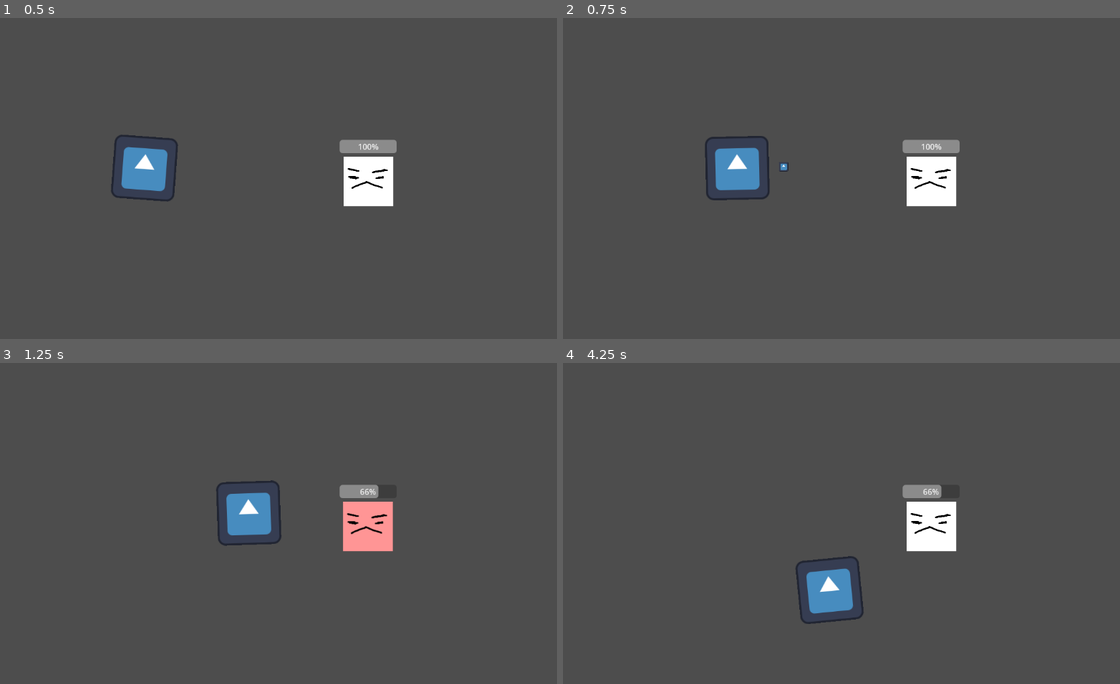
Above: before the commit, frames 1-4 (two rows, left to right).
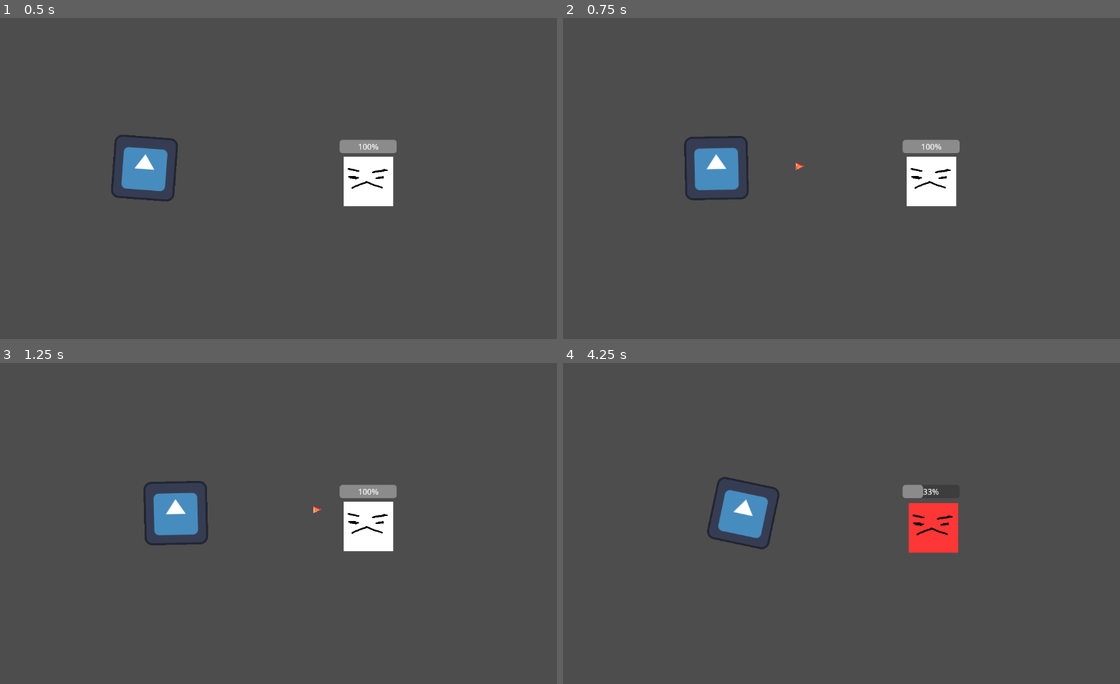
Above: after the commit, the same moments.

Repository: orznull/acerola-jam-2024
Game: Godot game, scene res://scenes/test_scene.tscn
The game is run twice, just before and just after one commit, with the same random seed, the same clock (stepped at 60 frames per second) and the same inputs. The engine's default icon, where the game draws it, is replaced by a stand-in: a white triangle on a blue panel in a dark square.
Inputs (mouse positions are in pixels of both pictures, inside the frame that each line leads up to):
- Up to frame 1 (0.5 s): no input
- Up to frame 2 (0.75 s): tap Enter at 0.5 s; move the mouse to (975, 162) at 0.52 s; hold D (move_right) from 0.53 s (still down); hold Shift (walk, bound only after the commit) from 0.53 s (still down); click (975, 162) at 0.6 s
- Up to frame 3 (1.25 s): keep holding D (move_right); keep holding Shift (walk, bound only after the commit)
- Up to frame 4 (4.25 s): move the mouse to (735, 539) at 1.27 s; release D (move_right) at 1.28 s; release Shift (walk, bound only after the commit) at 1.28 s; hold S (move_down) 1.28-2.03 s; tap Shift (walk, bound only after the commit) at 1.35, 2.85 s; click (735, 539) at 1.55 s; move the mouse to (908, 452) at 2.02 s; hold D (move_right) 2.03-2.78 s; hold Shift (walk, bound only after the commit) 2.03-2.78 s; click (908, 452) at 2.1 s; move the mouse to (819, 587) at 2.77 s; hold W (move_up) 2.78-3.53 s; click (819, 587) at 3.05 s; move the mouse to (1019, 571) at 3.52 s; hold Left (move_left) from 3.53 s (still down); hold Shift (walk, bound only after the commit) from 3.53 s (still down); click (1019, 571) at 3.6 s

Frame 1 is identical in both runs. In frame 2, 1.5% of the frame differs, in the area x 21-44%, y 36-57%; in frame 3, 4.2%; in frame 4, 4.3%, in the area x 25-71%, y 35-82%.

Commit message:
implements time dilation

Diff:
--- a/enemy/dummy_enemy/dummy_enemy.gd
+++ b/enemy/dummy_enemy/dummy_enemy.gd
@@ -2,11 +2,13 @@
 
 const MAX_HEALTH = 30
 
+const HURT_TIME = 0.2
+const DEATH_FADE_TIME = 0.4
+const SHAKE_MAGNITUDE = 6
+const SHAKE_INTERVAL = 0.05
 
-const HURT_TIME = 0.4
-const DEATH_FADE_TIME = 0.5
-const SHAKE_MAGNITUDE = 5
-
+var shake_timer = 0
+var shake_target = Vector2(0, 0)
 var hurt_timer = 0
 
 var dead = false
@@ -15,10 +17,10 @@
 	$HealthBar.max_value = MAX_HEALTH
 	health = MAX_HEALTH
 
-func _process(delta):
-
+func onProcess(delta):
 	$HealthBar.value = health
 
+func onDilatedProcess(delta):
 	if (dead):
 		process_dying(delta)
 		return
@@ -26,8 +28,7 @@
 	if hurt_timer > 0:
 		$Sprite2D.modulate.b = (HURT_TIME - hurt_timer) / HURT_TIME
 		$Sprite2D.modulate.g = (HURT_TIME - hurt_timer) / HURT_TIME
-		$Sprite2D.offset.x = randf_range( - 1, 1) * (hurt_timer / HURT_TIME) * SHAKE_MAGNITUDE
-		$Sprite2D.offset.y = randf_range( - 1, 1) * (hurt_timer / HURT_TIME) * SHAKE_MAGNITUDE
+		shake(delta)
 		hurt_timer -= delta
 	else:
 		$Sprite2D.modulate.b = 1
@@ -37,10 +38,17 @@
 	self.modulate.a -= delta
 	self.modulate.b = 0
 	self.modulate.g = 0
-	$Sprite2D.offset.x = randf_range( - 1, 1) * SHAKE_MAGNITUDE
-	$Sprite2D.offset.y = randf_range( - 1, 1) * SHAKE_MAGNITUDE
+	shake(delta)
 	if self.modulate.a <= 0:
 		queue_free()
+
+func shake(delta):
+	$Sprite2D.offset = $Sprite2D.offset.lerp(shake_target, 0.6)
+	if (shake_timer <= 0):
+		shake_target = Vector2(randf_range( - 1, 1), randf_range( - 1, 1)) * (hurt_timer / HURT_TIME) * SHAKE_MAGNITUDE
+		shake_timer = SHAKE_INTERVAL
+	else:
+		shake_timer -= delta
 
 func die():
 	$CollisionShape2D.disabled = true
--- a/enemy/enemy.gd
+++ b/enemy/enemy.gd
@@ -1,4 +1,4 @@
-extends Node
+extends CharacterBody2D
 class_name Enemy
 
 var health = 100.0
@@ -8,7 +8,15 @@
 	pass # Replace with function body.
 
 # Called every frame. 'delta' is the elapsed time since the previous frame.
-func _process(_delta):
+func _process(delta):
+	onProcess(delta)
+	onDilatedProcess(delta * TimeDilation.time_scale)
+	pass
+
+func onDilatedProcess(_delta: float):
+	pass
+
+func onProcess(_delta: float):
 	pass
 
 func damage(dmg: int):
--- /dev/null
+++ b/player/GlobalPlayer.gd
@@ -0,0 +1,5 @@
+extends Node
+
+# Player singleton that is autoloaded
+
+@export var player: Player = null
--- a/player/player.gd
+++ b/player/player.gd
@@ -2,31 +2,57 @@
 
 class_name Player
 
-const SPEED = 300.0
+const RUN_SPEED = 300.0
 const DECELERATION = 300.0
+const WALKING_MULTIPLIER = 0.3
+
+var prev_rotation = rotation
+var angular_velocity = 0
+
+func _ready():
+	GlobalPlayer.player = self
 
 func _physics_process(delta: float):
+
 	process_velocity(delta)
 	process_aim(delta)
+	process_time_adjustment(delta)
+
 	move_and_slide()
 
 func process_velocity(_delta: float):
+
+	var speed_adjustment = 1
+	if Input.is_action_pressed("walk"):
+		speed_adjustment = WALKING_MULTIPLIER
+
 	var x_dir = Input.get_axis("move_left", "move_right")
 	if x_dir:
-		velocity.x = x_dir * SPEED
+		velocity.x = x_dir * RUN_SPEED * speed_adjustment
 	else:
 		velocity.x = move_toward(velocity.x, 0, DECELERATION)
 
 	var y_dir = Input.get_axis("move_up", "move_down")
 	if y_dir:
-		velocity.y = y_dir * SPEED
+		velocity.y = y_dir * RUN_SPEED * speed_adjustment
 	else:
 		velocity.y = move_toward(velocity.y, 0, DECELERATION)
 
-func process_aim(_delta: float):
+func process_aim(delta: float):
 	var mouse_pos = get_global_mouse_position()
+	prev_rotation = float(rotation)
 	rotation = position.angle_to_point(mouse_pos)
+
+	var angle_diff = fposmod(rotation - prev_rotation, TAU)
+	if angle_diff > PI:
+		angle_diff -= TAU
+	angular_velocity = abs(angle_diff) / delta
+
 	if Input.is_action_just_pressed("shoot"):
 		var weapons = $Weapons.get_children()
 		if len(weapons) > 0 and weapons[0] is Weapon:
-			weapons[0].shoot(self, mouse_pos)
+			weapons[0].shoot(mouse_pos)
+
+func process_time_adjustment(_delta: float):
+	var adjusted_time_scale = max(velocity.length() / RUN_SPEED, min(angular_velocity / TAU, 1))
+	TimeDilation.bump_time_scale(adjusted_time_scale)
--- a/project.godot
+++ b/project.godot
@@ -14,6 +14,11 @@
 run/main_scene="res://scenes/test_scene.tscn"
 config/features=PackedStringArray("4.0", "GL Compatibility")
 config/icon="res://icon.svg"
+
+[autoload]
+
+GlobalPlayer="*res://player/GlobalPlayer.gd"
+TimeDilation="*res://time-dilation/TimeDilation.gd"
 
 [input]
 
@@ -50,6 +55,11 @@
 "events": [Object(InputEventMouseButton,"resource_local_to_scene":false,"resource_name":"","device":-1,"window_id":0,"a …(236 unchanged characters)…
 ]
 }
+walk={
+"deadzone": 0.5,
+"events": [Object(InputEventKey,"resource_local_to_scene":false,"resource_name":"","device":-1,"window_id":0,"alt_pressed":false,"shift_pressed":false,"ctrl_pressed":false,"meta_pressed":false,"pressed":false,"keycode":0,"physical_keycode":4194325,"key_label":0,"unicode":0,"echo":false,"script":null)
+]
+}
 
 [rendering]
 
--- a/projectile/basic/basic_projectile.gd
+++ b/projectile/basic/basic_projectile.gd
@@ -1,11 +1,12 @@
 extends Projectile
 
-@export var SPEED = 600
+@export var SPEED = 2000
 @export var DAMAGE = 10
 
-func init(_player: Player, init_pos: Vector2, target_pos: Vector2):
+func init(init_pos: Vector2, target_pos: Vector2):
 	position = init_pos
 	velocity = (target_pos - init_pos).normalized() * SPEED
+	rotation = velocity.angle()
 
 func onCollide(collision_info: KinematicCollision2D):
 	var collider = collision_info.get_collider()
--- a/projectile/basic/basic_projectile.tscn
+++ b/projectile/basic/basic_projectile.tscn
@@ -1,7 +1,7 @@
 [gd_scene load_steps=4 format=3 uid="uid://c3n7e5xbvqf3n"]
 
-[ext_resource type="Texture2D" uid="uid://bk6pv5h2q7xwc" path="res://icon.svg" id="1_2c8yu"]
 [ext_resource type="Script" path="res://projectile/basic/basic_projectile.gd" id="1_orbe8"]
+[ext_resource type="Texture2D" uid="uid://cmokkva02nsa4" path="res://projectile/basic/placeholder_basic.png" id="2_gc5k2"]
 
 [sub_resource type="CircleShape2D" id="CircleShape2D_uluno"]
 
@@ -9,11 +9,13 @@
 collision_layer = 2
 collision_mask = 2
 script = ExtResource("1_orbe8")
-SPEED = 1000
+SPEED = 1500
+metadata/_edit_group_ = true
 
 [node name="Sprite2D" type="Sprite2D" parent="."]
-scale = Vector2(0.148438, 0.148438)
-texture = ExtResource("1_2c8yu")
+rotation = 1.5708
+scale = Vector2(0.194219, 0.194219)
+texture = ExtResource("2_gc5k2")
 
 [node name="CollisionShape2D" type="CollisionShape2D" parent="."]
 shape = SubResource("CircleShape2D_uluno")
--- a/projectile/projectile.gd
+++ b/projectile/projectile.gd
@@ -2,13 +2,18 @@
 
 class_name Projectile
 
-func init(_player: Player, _init_pos: Vector2, _target_pos: Vector2):
+func init(_init_pos: Vector2, _target_pos: Vector2):
 	pass
 
 func _process(delta: float):
+	delta = delta * TimeDilation.time_scale
 	var collision_info = move_and_collide(velocity * delta)
+	onProcess(delta)
 	if collision_info:
 		onCollide(collision_info)
 
+func onProcess(_delta: float):
+	pass
+
 func onCollide(_collision_info: KinematicCollision2D):
 	pass
--- /dev/null
+++ b/time-dilation/TimeDilation.gd
@@ -0,0 +1,17 @@
+# Singleton for controlling time dilation.
+
+extends Node
+
+@export var time_scale: float = 1.0
+@export var dilation_time = 0
+
+func dilation_active():
+	return dilation_time > 0
+
+func _process(delta):
+	dilation_time = max(dilation_time - delta, 0)
+	if !dilation_active():
+		time_scale = lerp(time_scale, 0.0, 0.3)
+
+func bump_time_scale(scale: float):
+	time_scale = max(scale, time_scale)
--- a/weapon/basic/basic_weapon.gd
+++ b/weapon/basic/basic_weapon.gd
@@ -1,17 +1,19 @@
 extends Weapon
 
-const projectile = preload("res://projectile/basic/basic_projectile.tscn")
+const projectile = preload ("res://projectile/basic/basic_projectile.tscn")
 
 # Called when the node enters the scene tree for the first time.
 func _ready():
 	pass # Replace with function body.
 
-
 # Called every frame. 'delta' is the elapsed time since the previous frame.
-func _process(delta):
+func _process(_delta):
 	pass
 
-func shoot(player: Player, target_pos: Vector2):
+func onShoot(target_pos: Vector2):
+	var player = GlobalPlayer.player
+	if player == null:
+		return
 	var bullet: Projectile = projectile.instantiate()
 	get_tree().root.add_child(bullet)
-	bullet.init(player, player.position, target_pos)
+	bullet.init(player.position, target_pos)
--- a/weapon/weapon.gd
+++ b/weapon/weapon.gd
@@ -2,12 +2,18 @@
 
 class_name Weapon
 
+var time_cost = 0.1
+
 func _ready():
 	pass # Replace with function body.
 
-
-func _process(delta):
+func _process(_delta):
 	pass
 
-func shoot(player: Player, target_pos: Vector2):
+func shoot(target_pos: Vector2):
+	TimeDilation.time_scale = 1
+	TimeDilation.dilation_time += time_cost
+	onShoot(target_pos)
+
+func onShoot(_target_pos):
 	pass
Binary file added: projectile/basic/placeholder_basic.png
Not shown, added: projectile/basic/placeholder_basic.png.import
